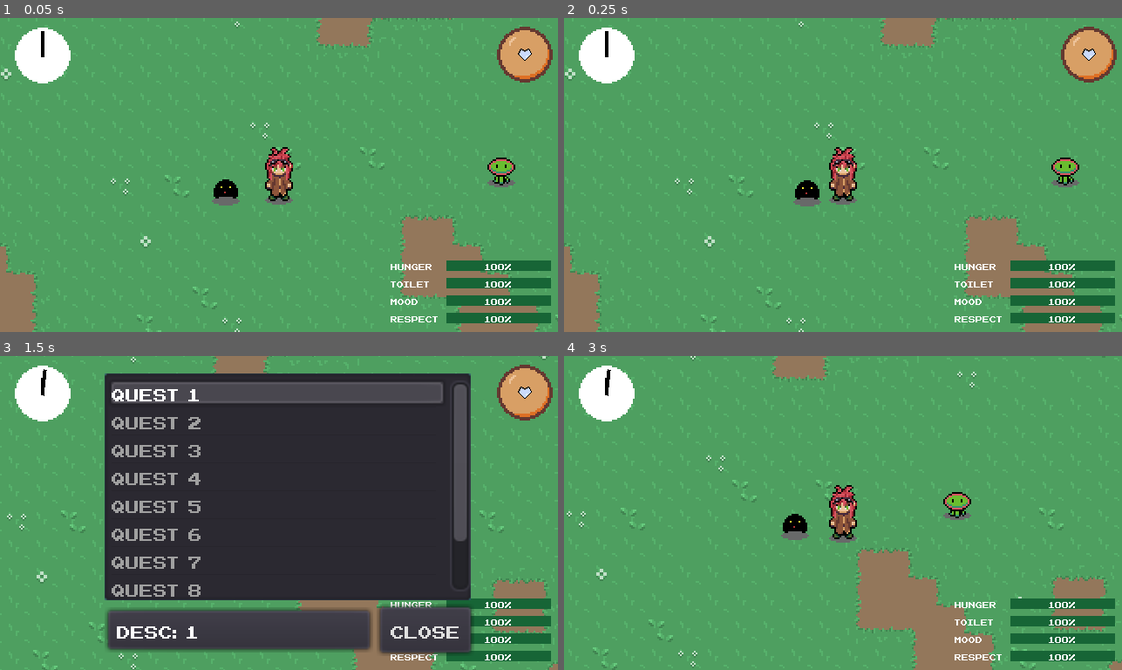
Above: before the commit, frames 1-4 (two rows, left to right).
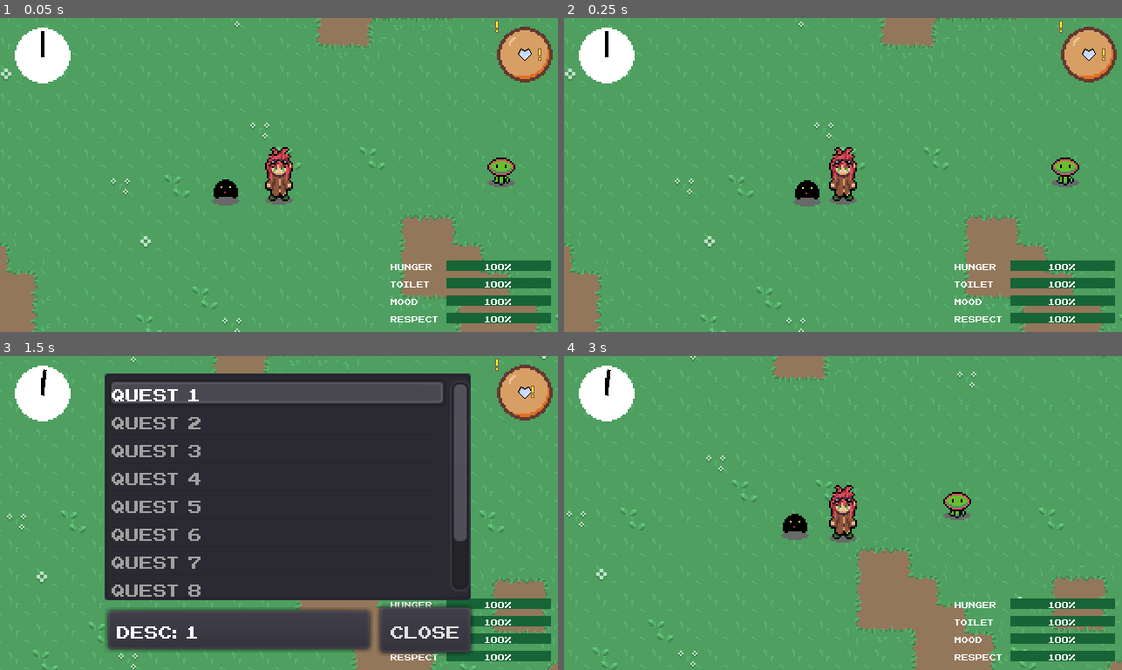
Above: after the commit, the same moments.

Repository: Morphclue/evo-world
Game: Godot game, scene res://world.tscn
Two runs of this game, one before a commit and one after it. Both use one fixed random seed, a clock stepped at 60 frames per second and the inputs below.
Inputs (mouse positions are in pixels of both pictures, inside the frame that each line leads up to):
- Up to frame 1 (0.05 s): no input
- Up to frame 2 (0.25 s): no input
- Up to frame 3 (1.5 s): tap Enter (ui_accept) at 0.5, 0.77 s; move the mouse to (524, 393) at 0.52 s; hold D (right) 0.53-1.28 s; tap K (confirm) at 0.6 s; click (524, 393) at 0.67 s; move the mouse to (167, 528) at 1.27 s; hold S (down) from 1.28 s (still down); tap J (journal) at 1.35 s
- Up to frame 4 (3 s): tap Enter (ui_accept) at 1.52, 2 s; move the mouse to (898, 443) at 2.02 s; release S (down) at 2.03 s; hold D (right) 2.03-2.78 s; tap K (confirm) at 2.1, 2.75 s; move the mouse to (815, 575) at 2.77 s; hold Up (ui_up) from 2.78 s (still down); tap J (journal) at 2.85 s; click (815, 575) at 2.92 s

The runs differ from the first frame. In frame 1, less than 0.1% of the frame differs, in the area x 88-98%, y 0-14%; in frame 2, less than 0.1%; in frame 3, less than 0.1%; in frame 4, nothing differs.

Commit message:
feat: add quest-marker to minimap

Diff:
--- a/autoload/constants.gd
+++ b/autoload/constants.gd
@@ -21,3 +21,4 @@
 const MIN_GRID_ZOOM: float = 0.5
 const MAX_GRID_ZOOM: int = 5
 const ZOOM_FACTOR: float = 0.1
+const QUEST_ICON: String = "quest"
--- a/npc/npc.gd
+++ b/npc/npc.gd
@@ -3,6 +3,8 @@
 onready var sprite: AnimatedSprite = $animatedSprite
 onready var trigger: Area2D = $triggerZone
 onready var button: Control = $button
+
+const minimap_icon = Constants.QUEST_ICON
 
 func _ready() -> void:
 	sprite.play()
--- a/ui/hud/miniMap.gd
+++ b/ui/hud/miniMap.gd
@@ -7,21 +7,45 @@
 
 onready var grid: TextureRect = $gridContainer/grid
 onready var player_marker: Sprite = $gridContainer/grid/playerMarker
+onready var quest_marker: Sprite = $gridContainer/grid/questMarker
+onready var icons: Dictionary = {"quest": quest_marker}
 
-var scaling: float = 0.5
+var markers: Dictionary = {}
+var sprite_scaling = 0.5
 var grid_scale: Vector2
 
 func _ready() -> void:
-	player_marker.scale *= scaling
 	player_marker.position = grid.rect_size / 2
-
 	grid_scale = grid.rect_size / (get_viewport_rect().size * zoom)
+	_init_markers()
 
 
 func _process(_delta) -> void:
 	if !player:
 		return
 	player_marker.rotation = get_node(player).rotation + PI
+	_set_markers_position()
+
+
+func _init_markers():
+	var map_objects = get_tree().get_nodes_in_group("minimap_objects")
+	for item in map_objects:
+		var new_marker = icons[item.minimap_icon].duplicate()
+		grid.add_child(new_marker)
+		new_marker.show()
+		markers[item] = new_marker
+
+
+func _set_markers_position():
+	for item in markers:
+		var obj_pos = (item.position - get_node(player).get_parent().position)  * grid_scale + grid.rect_size  / 2
+		obj_pos.x = clamp(obj_pos.x, 0, grid.rect_size.x)
+		obj_pos.y = clamp(obj_pos.y, 0, grid.rect_size.y)
+		if grid.get_rect().has_point(obj_pos + grid.rect_position):
+			markers[item].scale = Vector2(sprite_scaling, sprite_scaling)
+		else:
+			markers[item].scale = Vector2(sprite_scaling / 2, sprite_scaling / 2)
+		markers[item].position = obj_pos
 
 
 func _set_zoom(value):
--- a/ui/hud/miniMap.tscn
+++ b/ui/hud/miniMap.tscn
@@ -1,8 +1,9 @@
-[gd_scene load_steps=4 format=2]
+[gd_scene load_steps=5 format=2]
 
 [ext_resource path="res://ui/hud/sprites/grid.png" type="Texture" id=1]
 [ext_resource path="res://ui/hud/sprites/player-arrow.png" type="Texture" id=2]
 [ext_resource path="res://ui/hud/miniMap.gd" type="Script" id=3]
+[ext_resource path="res://ui/hud/sprites/quest-marker.png" type="Texture" id=4]
 
 [node name="miniMap" type="MarginContainer"]
 margin_right = 42.0
@@ -39,6 +40,11 @@
 stretch_mode = 2
 
 [node name="playerMarker" type="Sprite" parent="gridContainer/grid"]
+scale = Vector2( 0.5, 0.5 )
 texture = ExtResource( 2 )
 
+[node name="questMarker" type="Sprite" parent="gridContainer/grid"]
+scale = Vector2( 0.5, 0.5 )
+texture = ExtResource( 4 )
+
 [connection signal="gui_input" from="." to="." method="_on_miniMap_gui_input"]
--- a/world.tscn
+++ b/world.tscn
@@ -72,7 +72,9 @@
 limit_right = 576
 limit_bottom = 336
 
-[node name="npc" parent="YSort" instance=ExtResource( 9 )]
+[node name="npc" parent="YSort" groups=[
+"minimap_objects",
+] instance=ExtResource( 9 )]
 position = Vector2( 225.659, 46.8433 )
 
 [node name="hud" type="CanvasLayer" parent="."]
Binary file added: ui/hud/sprites/quest-marker.png
Not shown, added: ui/hud/sprites/quest-marker.png.import
